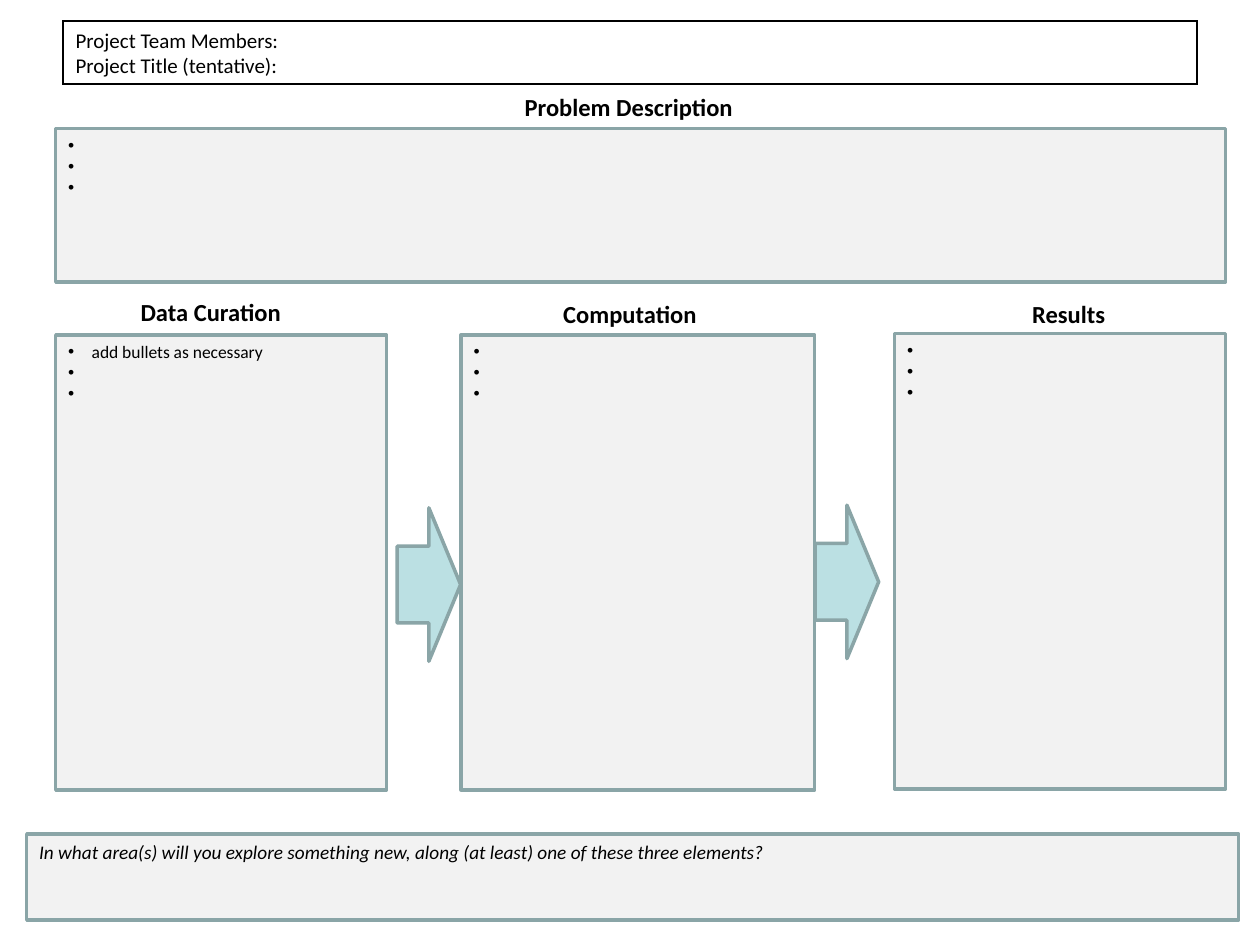
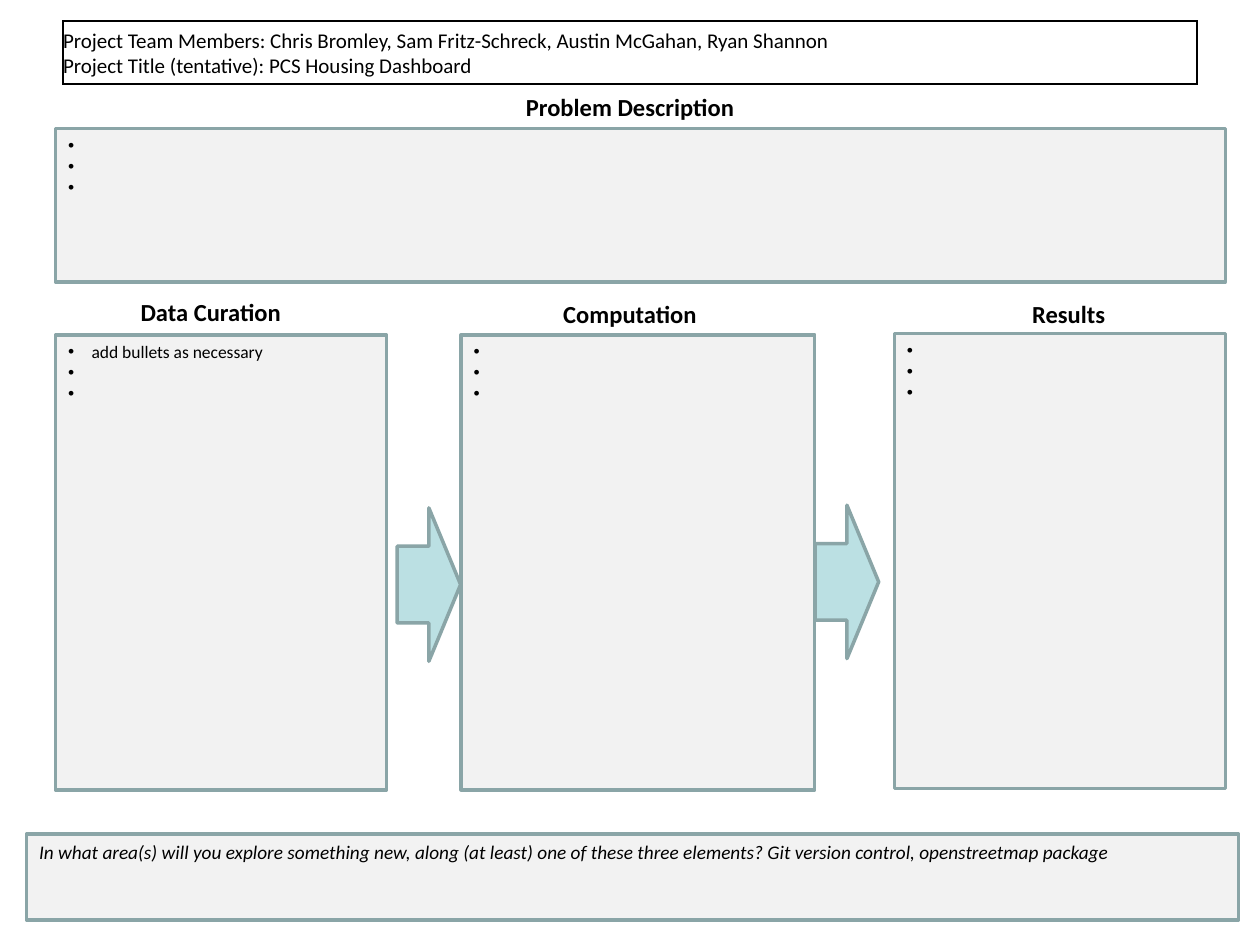
Before and after one commit to SamFritz-Schreck/OA3801FinalProject, a slide deck: slide 1 of FinalProject_worksheet.pptx. Drawn at 1260x945 pixels with LibreOffice and Linux fonts; fonts in the diff are those of the drawing. Boxes give left, top, right and bottom in pixels: in the first picture for what was removed or moved away, otherwise in the second. Text is boxed around its words. In the diff, an @@ line names an element or a change of style, - is before the commit and + after.

Commit message:
Update FinalProject_worksheet.pptx
Added group names and title

```diff
--- a/FinalProject_worksheet.pptx
+++ b/FinalProject_worksheet.pptx
@@ title "Project Team Members: Chris Bromley, ..." at (63,21,1197,84): outline #000000 0.75 pt to #000000 0.74 pt @@
@@ title at (63,30,828,79): text changed @@
-Project Team Members:
-Project Title (tentative):
+Project Team Members: Chris Bromley, Sam Fritz-Schreck, Austin McGahan, Ryan Shannon
+Project Title (tentative): PCS Housing Dashboard
@@ rectangle "add bullets as necessary" at (55,335,387,790): outline #8AA6A8 2 pt to #8AA5A7 2 pt @@
@@ rectangle "In what area(s) will you ..." at (26,834,1239,920): outline #8AA6A8 2 pt to #8AA5A7 2 pt @@
@@ text in rectangle at (39,845,1108,863): text changed @@
-In what area(s) will you explore something new, along (at least) one of these three elements?
+In what area(s) will you explore something new, along (at least) one of these three elements? Git version control, openstreetmap package
```
